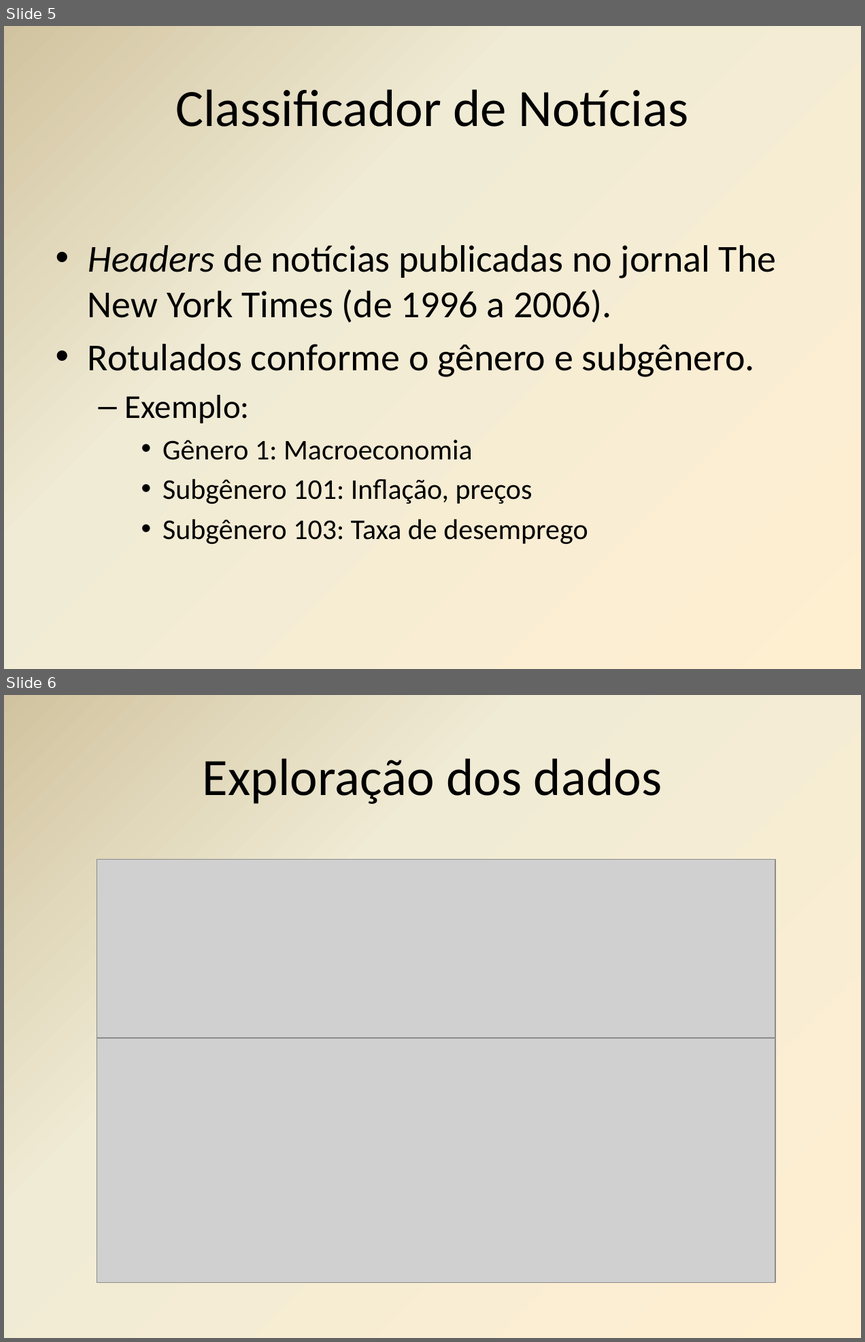
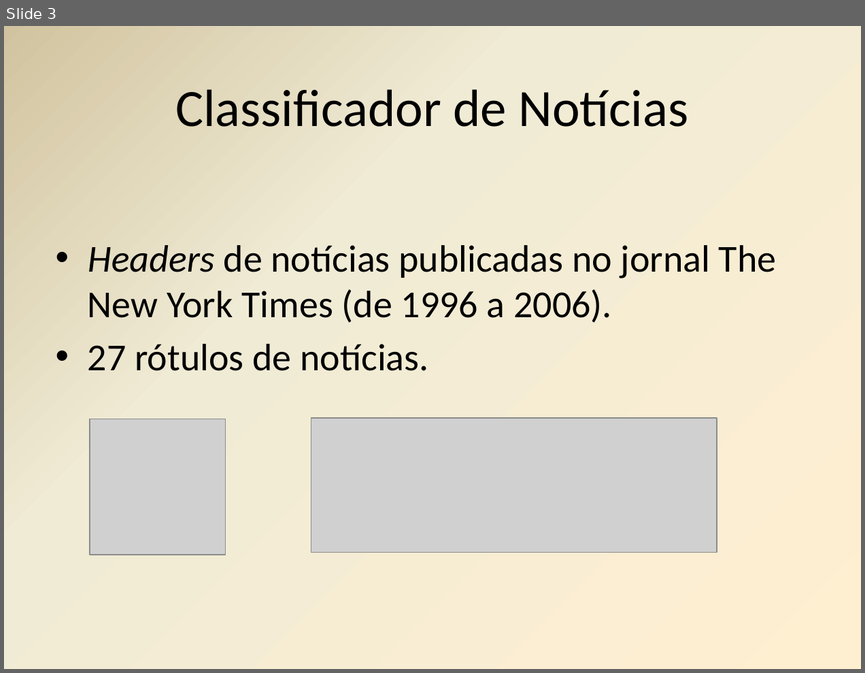
Before and after one commit to mmcastanho/python_kdd, a slide deck: Etapa1_Andre_Matheus.pptx. Shown one above the other, each under a label of ours: slides 5 and 6 before the commit, slide 3 after it. The pictures are 865x1342 and 865x673 pixels, drawn with LibreOffice and Linux fonts; fonts in the diff are those of the drawing; grey boxes stand for pictures. Boxes give left, top, right and bottom in pixels: in the first picture for what was removed or moved away, otherwise in the second. Text is boxed around its words. In the diff, an @@ line names an element or a change of style, - is before the commit and + after.

```diff
--- a/Etapa1_Andre_Matheus.pptx
+++ b/Etapa1_Andre_Matheus.pptx
@@ slide 6 removed at [4,695,861,1338], background gradient #FFEFD1 to #F0EBD5 to #D1C39F @@
@@ title removed at [203,758,662,804] @@
-Exploração dos dados
@@ picture removed at [96,860,775,1059] @@
@@ picture removed at [96,1038,775,1282] @@
@@ what was slide 5 is now slide 3 @@
@@ slide 3 changed as well @@
@@ text at [88,344,428,371]: text changed; size 24 to 32 pt @@
-• Rotulados conforme o gênero e subgênero.
-  – Exemplo:
-    • Gênero 1: Macroeconomia
-    • Subgênero 101: Inflação, preços
-    • Subgênero 103: Taxa de desemprego
+• 27 rótulos de notícias.
@@ picture added at [90,418,225,554] @@
@@ picture added at [311,418,716,552] @@
```
Also in this commit, not shown: 3 other slides changed, 6 slides added, 4 other slides removed, 3 other files.
